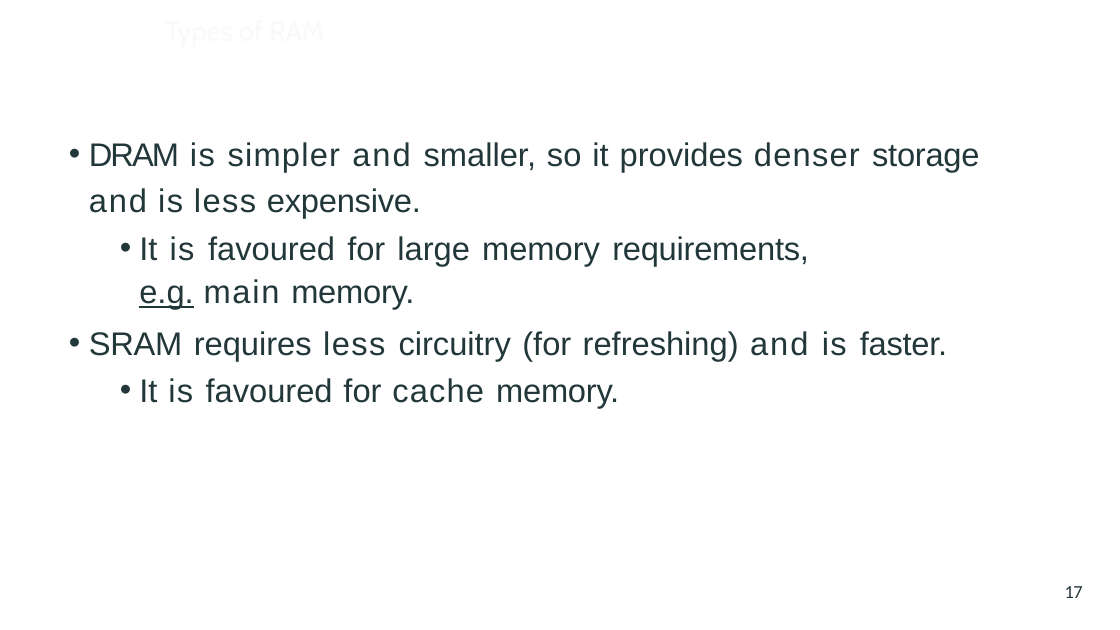
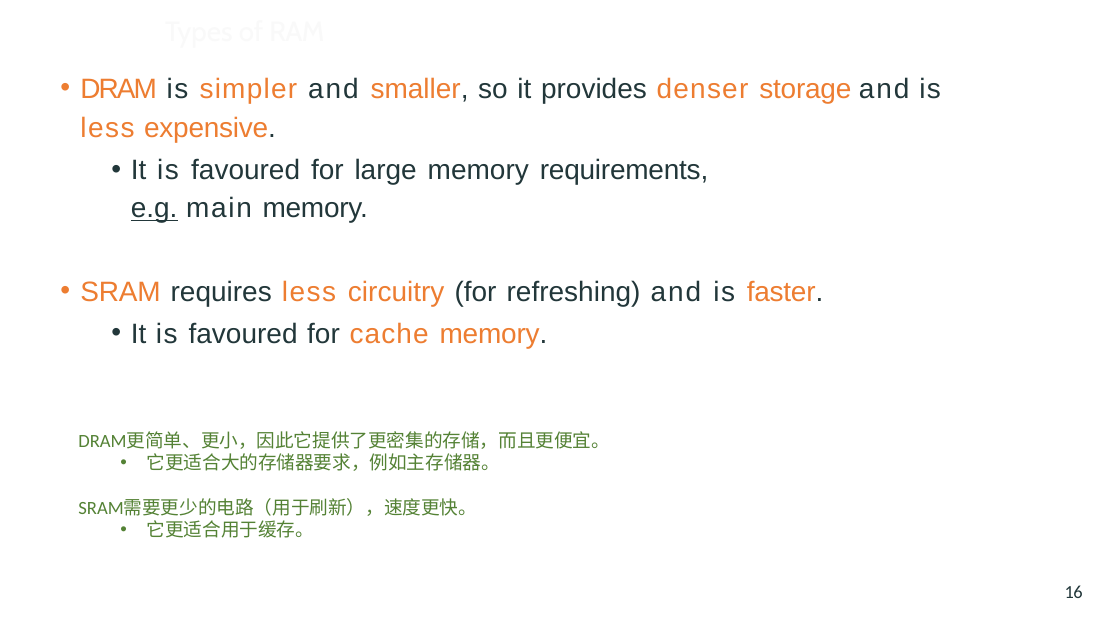
Before and after one commit to vcboy1/Leeds, a slide deck: slide 16 of 26fall/1860/Lecture/Week1.8/Lec 1.8.2 Memory.pptx (slide 17 before the commit). Drawn at 1120x630 pixels with LibreOffice and Linux fonts; fonts in the diff are those of the drawing. Boxes give left, top, right and bottom in pixels: in the first picture for what was removed or moved away, otherwise in the second. Text is boxed around its words. In the diff, an @@ line names an element or a change of style, - is before the commit and + after.

```diff
--- a/26fall/1860/Lecture/Week1.8/Lec 1.8.2 Memory.pptx
+++ b/26fall/1860/Lecture/Week1.8/Lec 1.8.2 Memory.pptx
@@ text "DRAM is simpler and smaller, ...": place and size @@
-text "DRAM is simpler and smaller, ..." at [89, 142, 979, 408]
+text "DRAM is simpler and smaller, ..." at [80, 77, 941, 348]
@@ text "DRAM is simpler and smaller, ..." at [80, 77, 941, 348]: size 28 to 24 pt; text colour #22373A to #ED7D31 in "DRAM simpler smaller, denser storage less expensive.", "SRAM less circuitry faster.", "cache memory." @@
@@ text added at [78, 431, 610, 538], 16 pt, text #548235 @@
+DRAM更简单、更小，因此它提供了更密集的存储，而且更便宜。
+  • 它更适合大的存储器要求，例如主存储器。
+SRAM需要更少的电路（用于刷新），速度更快。
+  • 它更适合用于缓存。
@@ page number at [1065, 585, 1083, 598]: text changed @@
-17
+16
```
Also in this commit, not shown: 18 other slides changed, 3 slides removed, 16 other files.
